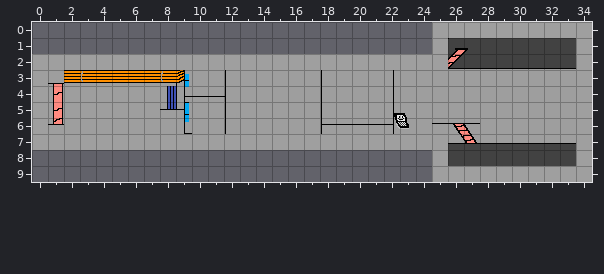
Two states of a Tiled map, assets/Title.tmx. That is the earlier state.
Cells are 16x16 px. Shown: x 0..34, y 0..9. Tiles whose own drawing changed are shown in their newer look in all pictures.
And afterwards:
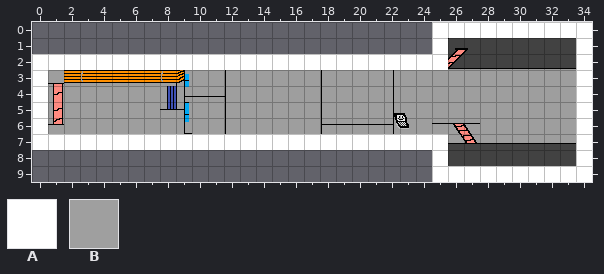
Key: from "tilesheet": A 0, B 1.
_ is an empty cell.
Diff:
Layer "Ship":
Tile A replaces tile B in row 0 at x 25 to 34; in row 1 at x 25 and 34; in row 2 at x 0 to 25 and 34; in rows 3 to 6 at x 0 and 34; in row 7 at x 0 to 25 and 34; in row 8 at x 25 and 34.
Tile A replaces tile B in row 9 at x 25 to 34.
